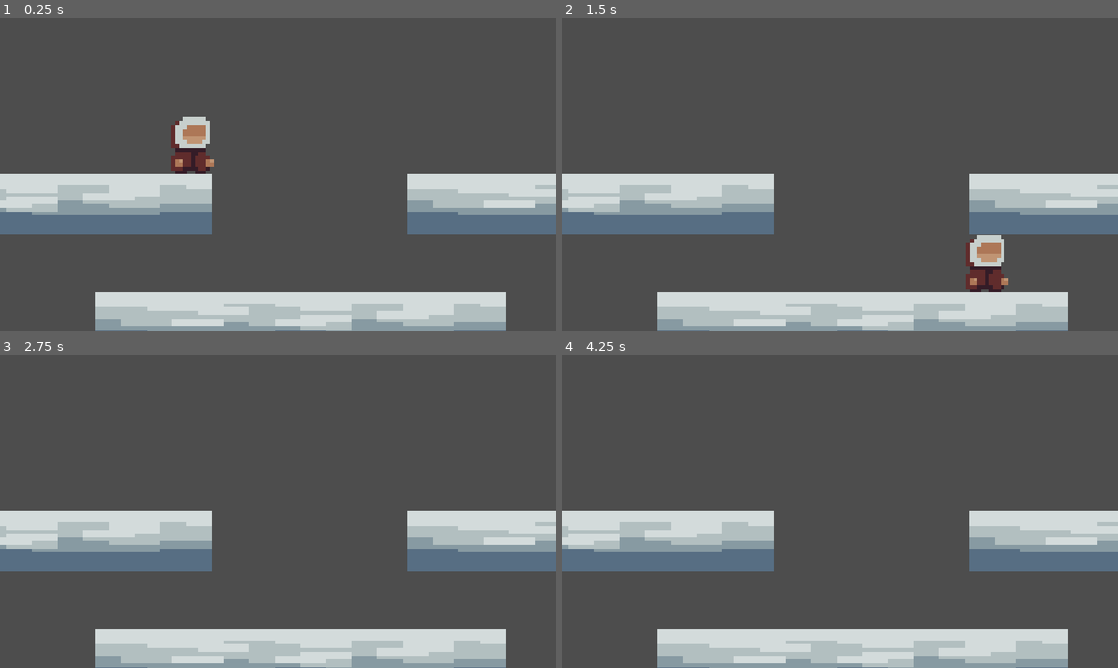
Above: before the commit, frames 1-4 (two rows, left to right).
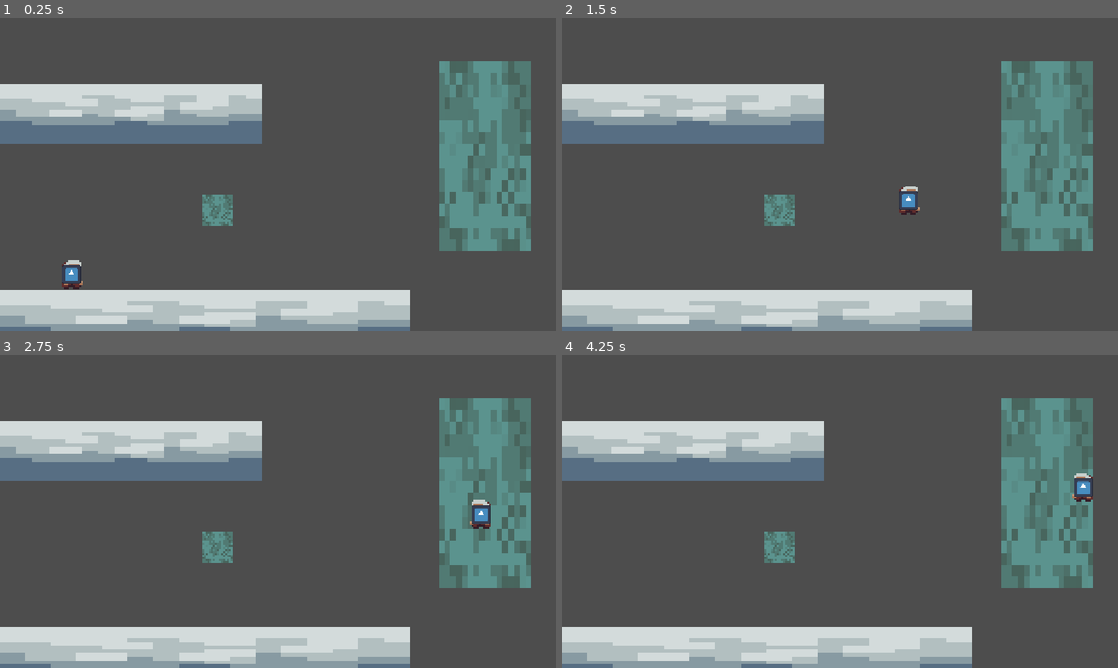
Above: after the commit, the same moments.

Repository: K1ktor/PlatformuwaAlePizdzi
Game: Godot game, scene res://Levels/level1.tscn
Two runs of this game, one before a commit and one after it. Both use one fixed random seed, a clock stepped at 60 frames per second and the inputs below. The engine's default icon, where the game draws it, is replaced by a stand-in: a white triangle on a blue panel in a dark square.
Inputs:
- Up to frame 1 (0.25 s): no input
- Up to frame 2 (1.5 s): tap Enter at 0.5 s; hold W (jump) 0.53-1.28 s; hold D (moveRight) from 0.53 s (still down); tap W (jump) at 1.35 s
- Up to frame 3 (2.75 s): tap W (jump) at 1.52, 1.82 s; release D (moveRight) at 2.03 s; hold A (moveLeft) from 2.03 s (still down); hold W (jump) from 2.03 s (still down)
- Up to frame 4 (4.25 s): release A (moveLeft) at 2.78 s; release W (jump) at 2.78 s; hold D (moveRight) from 2.78 s (still down); tap W (jump) at 2.85, 3.02, 3.32 s; hold W (jump) from 3.53 s (still down)

The runs differ from the first frame. In frame 1, 36% of the frame differs, in the area x 0-100%, y 13-100%; in frame 2, 37%; in frame 3, 35%; in frame 4, 35%.

Commit message:
climbing walls

Diff:
--- a/Frost Platform Game/Levels/level1.tscn
+++ b/Frost Platform Game/Levels/level1.tscn
@@ -3,34 +3,25 @@
 [ext_resource type="PackedScene" uid="uid://1qxg1wld3bdp" path="res://Player.tscn" id="1_t21ke"]
 [ext_resource type="Texture2D" uid="uid://cbqnygdfnf6cs" path="res://Assets/Tileset.png" id="2_fy36t"]
 [ext_resource type="PackedScene" uid="uid://b0kggriokxs5q" path="res://GameManager.tscn" id="3_fy36t"]
+[ext_resource type="PackedScene" uid="uid://px0tsdi4dio3" path="res://climbWall.tscn" id="4_njhy2"]
 
 [sub_resource type="RectangleShape2D" id="RectangleShape2D_p1of7"]
 size = Vector2(131, 124)
 
 [node name="Level1" type="Node2D" unique_id=526205843]
 
-[node name="Node2D" parent="." unique_id=30985823 instance=ExtResource("1_t21ke")]
-position = Vector2(395, 190)
+[node name="ClimbWall2" parent="." unique_id=1760684978 instance=ExtResource("4_njhy2")]
+position = Vector2(450, 398)
 
-[node name="Floor" type="Node2D" parent="." unique_id=1237451286]
-position = Vector2(23.795, 387.48)
+[node name="ClimbWall" parent="." unique_id=1473806573 instance=ExtResource("4_njhy2")]
+position = Vector2(1005, 286)
+scale = Vector2(3, 6.16)
 
-[node name="Floor" type="StaticBody2D" parent="Floor" unique_id=193218191]
-position = Vector2(-6.565, 0)
-scale = Vector2(6.445, 1)
-
-[node name="CollisionShape2D" type="CollisionShape2D" parent="Floor/Floor" unique_id=1321483514]
-position = Vector2(-0.5, -2)
-shape = SubResource("RectangleShape2D_p1of7")
-
-[node name="Sprite2D" type="Sprite2D" parent="Floor/Floor" unique_id=737475244]
-texture_filter = 3
-position = Vector2(-0.5944176, -2.1500359)
-scale = Vector2(8.246735, 7.7499986)
-texture = ExtResource("2_fy36t")
+[node name="Player" parent="." unique_id=30985823 instance=ExtResource("1_t21ke")]
+position = Vector2(148, 454)
 
 [node name="Floor2" type="Node2D" parent="." unique_id=2062567871]
-position = Vector2(633, 632.225)
+position = Vector2(434, 627)
 
 [node name="Floor" type="StaticBody2D" parent="Floor2" unique_id=2024742975]
 position = Vector2(-6.565, 0)
@@ -47,7 +38,8 @@
 texture = ExtResource("2_fy36t")
 
 [node name="Floor3" type="Node2D" parent="." unique_id=1082198151]
-position = Vector2(1278.635, 387.48)
+position = Vector2(278, 200)
+scale = Vector2(0.64, 1)
 
 [node name="Floor" type="StaticBody2D" parent="Floor3" unique_id=1942666777]
 position = Vector2(-6.565, 0)
--- a/Frost Platform Game/Player.gd
+++ b/Frost Platform Game/Player.gd
@@ -1,43 +1,89 @@
 extends CharacterBody2D
+class_name Player_Object
 
 @onready var sprite := $Sprite2D
+@onready var wall_collider := $Climb_wall_collider
 
 @export var speed := 600.0
 @export var jump_strength := 1500.0
 @export var gravity := 4500.0
 
+var can_climb_activate := false # Is player next to wall that can be climbed
+var wall_that_is_climbed_on : Climb_Wall
+var is_climbing := false
 var is_jumping := false
-var coyote_init_jump := 0.1
+const coyote_init_jump_time := 0.1
 var coyote_jump_time := 0.1
 
 
-# Called when the node enters the scene tree for the first time.
 func _ready() -> void:
-	pass # Replace with function body.
+	pass
 
 
-# Called every frame. 'delta' is the elapsed time since the previous frame.
 func _process(delta: float) -> void:
+	if (is_climbing == true):
+		ClimbState(delta)
+	else:
+		NormalState(delta)
+	pass
+
+func ClimbState(delta: float):
+	var _horizontal_direction = (
+		Input.get_action_strength("moveRight")
+		- Input.get_action_strength("moveLeft")
+	)
+	var _vertical_direction = (
+		Input.get_action_strength("moveDown")
+		- Input.get_action_strength("jump")
+	)
+	var moveDir = Vector2(_horizontal_direction, _vertical_direction)
+	if (IsClimbColliderInsideArea(moveDir)):
+		transform.origin += moveDir
+	pass
+
+func IsClimbColliderInsideArea(moveDir : Vector2):
+	var wall = wall_that_is_climbed_on
+	print("collision shape = ",  wall.CollisionShape.shape.size)
+	if (transform.origin.x - wall_collider.shape.size.x + moveDir.x < wall.transform.origin.x - 32 * wall.scale.x or
+		transform.origin.x + wall_collider.shape.size.x + moveDir.x > wall.transform.origin.x + 32 * wall.scale.x or
+		transform.origin.y - wall_collider.shape.size.y + moveDir.y < wall.transform.origin.y - 32 * wall.scale.y or
+		transform.origin.y + wall_collider.shape.size.y + moveDir.y > wall.transform.origin.y + 32 * wall.scale.y):
+		return false
+	return true
+
+func NormalState(delta: float):
 	var _horizontal_direction = (
 		Input.get_action_strength("moveRight")
 		- Input.get_action_strength("moveLeft")
 	)
 	if (is_on_floor() == false):
 		coyote_jump_time -= delta
-		print(coyote_jump_time)
 	else:
-		coyote_jump_time = coyote_init_jump
+		coyote_jump_time = coyote_init_jump_time
 		is_jumping = false
 
+	if (Input.is_action_just_pressed("jump") and can_climb_activate):
+		is_climbing = true
+		pass
 	if (coyote_jump_time > 0 and is_jumping == false and Input.is_action_pressed("jump")):
 		is_jumping = true
 		velocity.y = -jump_strength
 	velocity.x = _horizontal_direction * speed
 	velocity.y += gravity * delta
 
-	if (abs(_horizontal_direction) > 0.01):
+	if (abs(_horizontal_direction) > 0.01): # flip sprite left/right
 		sprite.flip_h = _horizontal_direction < 0
 
 	move_and_slide()
+	pass
 
+func EnterClimbWall(climbWall: Climb_Wall):
+	wall_that_is_climbed_on = climbWall
+	can_climb_activate = true
 	pass
+
+func ExitClimbWall():
+	wall_that_is_climbed_on = null
+	is_climbing = false
+	can_climb_activate = false
+	pass
--- a/Frost Platform Game/Player.tscn
+++ b/Frost Platform Game/Player.tscn
@@ -2,18 +2,31 @@
 
 [ext_resource type="Script" uid="uid://cer072liwea61" path="res://Player.gd" id="2_epypp"]
 [ext_resource type="Texture2D" uid="uid://cvery5gwwdl88" path="res://Assets/Player.png" id="2_kpjcp"]
+[ext_resource type="Texture2D" uid="uid://1d7eexj3bkmg" path="res://icon.svg" id="3_kne1u"]
 
 [sub_resource type="RectangleShape2D" id="RectangleShape2D_8xo7f"]
-size = Vector2(120, 120)
+size = Vector2(64, 64)
+
+[sub_resource type="RectangleShape2D" id="RectangleShape2D_p1of7"]
 
 [node name="CharacterBody2D" type="CharacterBody2D" unique_id=1549834704]
 script = ExtResource("2_epypp")
+jump_strength = 1300.0
 
 [node name="Sprite2D" type="Sprite2D" parent="." unique_id=708683903]
 texture_filter = 1
 position = Vector2(0, -2.685)
-scale = Vector2(8, 8)
+scale = Vector2(4, 4)
 texture = ExtResource("2_kpjcp")
 
 [node name="CollisionShape2D" type="CollisionShape2D" parent="." unique_id=1788455785]
 shape = SubResource("RectangleShape2D_8xo7f")
+
+[node name="Climb_wall_collider" type="CollisionShape2D" parent="." unique_id=1069776011]
+scale = Vector2(2, 2)
+shape = SubResource("RectangleShape2D_p1of7")
+disabled = true
+
+[node name="Sprite2D" type="Sprite2D" parent="Climb_wall_collider" unique_id=662631571]
+scale = Vector2(0.156, 0.156)
+texture = ExtResource("3_kne1u")
--- /dev/null
+++ b/Frost Platform Game/climbWall.tscn
@@ -0,0 +1,22 @@
+[gd_scene format=3 uid="uid://px0tsdi4dio3"]
+
+[ext_resource type="Script" uid="uid://b7xs3cnyb6tin" path="res://climb_wall.gd" id="1_3t64i"]
+[ext_resource type="Texture2D" uid="uid://yqgmj3jhjpv0" path="res://Assets/ClimbWall-TEST.png" id="1_dwhyb"]
+
+[sub_resource type="RectangleShape2D" id="RectangleShape2D_8xo7f"]
+size = Vector2(64, 64)
+
+[node name="ClimbWall" type="Area2D" unique_id=1760684978]
+script = ExtResource("1_3t64i")
+
+[node name="CollisionShape2D" type="CollisionShape2D" parent="." unique_id=1870680261]
+visible = false
+shape = SubResource("RectangleShape2D_8xo7f")
+
+[node name="Sprite2D" type="Sprite2D" parent="." unique_id=2003020570]
+texture_filter = 1
+scale = Vector2(4, 4)
+texture = ExtResource("1_dwhyb")
+
+[connection signal="body_shape_entered" from="." to="." method="_on_body_shape_entered"]
+[connection signal="body_shape_exited" from="." to="." method="_on_body_shape_exited"]
--- /dev/null
+++ b/Frost Platform Game/climb_wall.gd
@@ -0,0 +1,25 @@
+extends Area2D
+class_name Climb_Wall
+
+@onready var CollisionShape : CollisionShape2D = $CollisionShape2D
+
+# Called when the node enters the scene tree for the first time.
+func _ready() -> void:
+	pass # Replace with function body.
+
+
+# Called every frame. 'delta' is the elapsed time since the previous frame.
+func _process(delta: float) -> void:
+	pass
+
+
+func _on_body_shape_entered(body_rid: RID, body: Node2D, body_shape_index: int, local_shape_index: int) -> void:
+	if (body is Player_Object):
+		body.EnterClimbWall(self)
+	pass # Replace with function body.
+
+
+func _on_body_shape_exited(body_rid: RID, body: Node2D, body_shape_index: int, local_shape_index: int) -> void:
+	if (body is Player_Object):
+		body.ExitClimbWall()
+	pass # Replace with function body.
--- a/Frost Platform Game/project.godot
+++ b/Frost Platform Game/project.godot
@@ -45,6 +45,12 @@
 "events": [Object(InputEventKey,"resource_local_to_scene":false,"resource_name":"","device":-1,"window_id":0,"alt_press …(195 unchanged characters)…
 ]
 }
+moveDown={
+"deadzone": 0.2,
+"events": [Object(InputEventKey,"resource_local_to_scene":false,"resource_name":"","device":-1,"window_id":0,"alt_pressed":false,"shift_pressed":false,"ctrl_pressed":false,"meta_pressed":false,"pressed":false,"keycode":0,"physical_keycode":83,"key_label":0,"unicode":115,"location":0,"echo":false,"script":null)
+, Object(InputEventKey,"resource_local_to_scene":false,"resource_name":"","device":-1,"window_id":0,"alt_pressed":false,"shift_pressed":false,"ctrl_pressed":false,"meta_pressed":false,"pressed":false,"keycode":0,"physical_keycode":4194322,"key_label":0,"unicode":0,"location":0,"echo":false,"script":null)
+]
+}
 
 [physics]
 
Binary file added: Frost Platform Game/Assets/ClimbWall-TEST.png
Not shown, added: Frost Platform Game/Assets/ClimbWall-TEST.png.import
Not shown, added: Frost Platform Game/climb_wall.gd.uid
